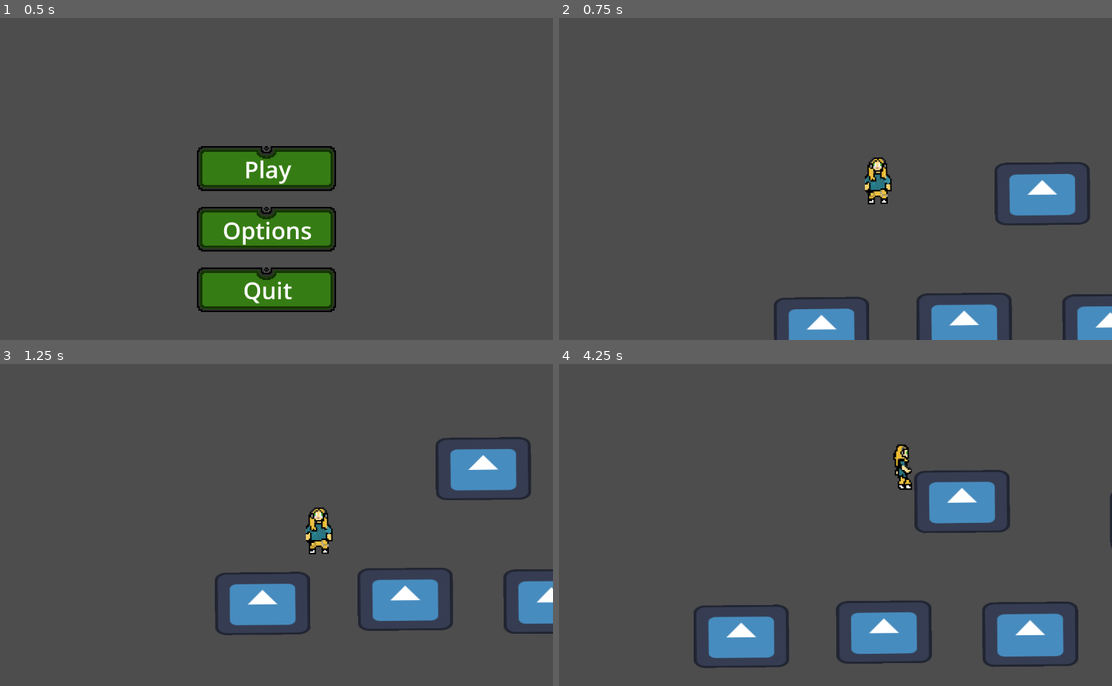
Above: before the commit, frames 1-4 (two rows, left to right).
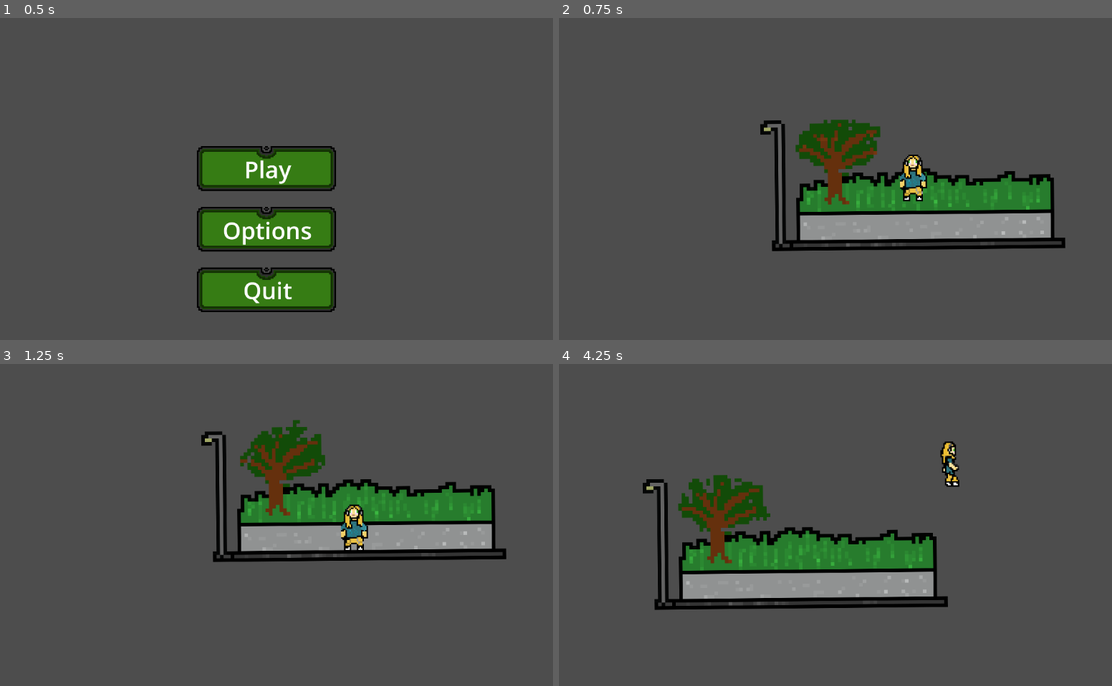
Above: after the commit, the same moments.

Repository: TalesMarc/AngelaCultoRepository
Game: Godot game, scene res://inicio.tscn
Same seed, same stepped clock (60 frames per second), same inputs: the game is played once before the commit and once after it. The engine's default icon, where the game draws it, is replaced by a stand-in: a white triangle on a blue panel in a dark square.
Inputs:
- Up to frame 1 (0.5 s): no input
- Up to frame 2 (0.75 s): click "Play" at 0.5 s
- Up to frame 3 (1.25 s): no input
- Up to frame 4 (4.25 s): hold D (move_right) 1.28-2.78 s; tap Space (jump) at 1.52, 2.27, 3.77 s; hold A (move_left) 2.78-3.53 s; hold D (move_right) from 3.53 s (still down)

Frame 1 is identical in both runs. In frame 2, 18% of the frame differs, in the area x 36-100%, y 31-100%; in frame 3, 20%; in frame 4, 22%, in the area x 15-100%, y 24-95%.

Commit message:
Atualização manual - 2025-05-16 18:38:41

Diff:
--- /dev/null
+++ b/animated_sprite_2d.gd
@@ -0,0 +1,9 @@
+extends AnimatedSprite2D
+
+func _ready():
+	play("default")  # ou o nome da sua animação
+
+
+# Called every frame. 'delta' is the elapsed time since the previous frame.
+func _process(delta: float) -> void:
+	pass
--- a/node_2d.gd
+++ b/node_2d.gd
@@ -9,6 +9,8 @@
 		# Se pause_menu for um Control, desativa o foco inicial
 		if pause_menu is Control:
 			pause_menu.mouse_filter = Control.MOUSE_FILTER_IGNORE
+
+
 
 func _input(event):
 	if event.is_action_pressed("Menu_Game"):
@@ -44,3 +46,6 @@
 
 func _on_texture_button_pressed666() -> void:
 	pause_menu.visible = not pause_menu.visible
+@onready var fundo_animado = $Caminho/AnimatedSprite2D  # ajuste o caminho
+
+# ou o nome da sua animação
--- a/node_2d.tscn
+++ b/node_2d.tscn
@@ -1,19 +1,31 @@
-[gd_scene load_steps=23 format=3 uid="uid://drcrwrkjk1fby"]
+[gd_scene load_steps=36 format=3 uid="uid://drcrwrkjk1fby"]
 
 [ext_resource type="Script" uid="uid://dvklttj08ocbb" path="res://character_body_2d_2.gd" id="1_0e48y"]
 [ext_resource type="Script" uid="uid://btbt3p4i64hrd" path="res://node_2d.gd" id="1_flf07"]
 [ext_resource type="Texture2D" uid="uid://bbbvodg33g4qc" path="res://icon.svg" id="1_wtcfe"]
 [ext_resource type="Texture2D" uid="uid://el222y71w3oc" path="res://gay do jorge parado/sprite_0.png" id="3_d2bti"]
+[ext_resource type="Texture2D" uid="uid://db141ahu3jxtd" path="res://animação fundo terreno/sprite_00.png" id="3_ebxd8"]
+[ext_resource type="Texture2D" uid="uid://44whl2vl4pva" path="res://animação fundo terreno/sprite_01.png" id="4_2u7jv"]
 [ext_resource type="Texture2D" uid="uid://bllci3vgj6fhv" path="res://gay do jorge parado/sprite_1.png" id="4_ta5nu"]
+[ext_resource type="Texture2D" uid="uid://bngjeui4f1f" path="res://animação fundo terreno/sprite_02.png" id="5_24dk6"]
 [ext_resource type="Texture2D" uid="uid://b17xyj33xk78i" path="res://gay do jorge parado/sprite_2.png" id="5_flf07"]
 [ext_resource type="Texture2D" uid="uid://d0klfdunf25mh" path="res://gay do jorge parado/sprite_3.png" id="6_k73cj"]
+[ext_resource type="Texture2D" uid="uid://cwr3xyhstgpcy" path="res://animação fundo terreno/sprite_03.png" id="6_mryly"]
+[ext_resource type="Texture2D" uid="uid://ps0sirpjnp10" path="res://animação fundo terreno/sprite_04.png" id="7_kq1c5"]
 [ext_resource type="Texture2D" uid="uid://d01cl0bwm2f0x" path="res://gay do jorge parado/sprite_4.png" id="7_rjqkl"]
 [ext_resource type="Texture2D" uid="uid://dhkwsapn1oe4w" path="res://gay do jorge parado/sprite_5.png" id="8_fs4d3"]
+[ext_resource type="Texture2D" uid="uid://cjd5qfx0oslhu" path="res://animação fundo terreno/sprite_05.png" id="8_ornx7"]
 [ext_resource type="Texture2D" uid="uid://bq0h5e2vh2h7s" path="res://gay do jorge parado - cópia/sprite_0.png" id="9_7vxoj"]
+[ext_resource type="Texture2D" uid="uid://djeidehb2e6st" path="res://animação fundo terreno/sprite_06.png" id="9_cnnru"]
+[ext_resource type="Texture2D" uid="uid://dmfpi466owjev" path="res://animação fundo terreno/sprite_07.png" id="10_540hr"]
 [ext_resource type="Texture2D" uid="uid://byeunknbxoslg" path="res://gay do jorge parado - cópia/sprite_1.png" id="10_ei405"]
+[ext_resource type="Texture2D" uid="uid://cuxytk450pube" path="res://animação fundo terreno/sprite_08.png" id="11_6ip5v"]
 [ext_resource type="Texture2D" uid="uid://cbmjpn82jeppm" path="res://gay do jorge parado - cópia/sprite_2.png" id="11_e8dv2"]
 [ext_resource type="Texture2D" uid="uid://ds0phrachgj4b" path="res://gay do jorge parado - cópia/sprite_3.png" id="12_2nhjh"]
+[ext_resource type="Texture2D" uid="uid://o4n4o604hpv8" path="res://animação fundo terreno/sprite_09.png" id="12_q5dlx"]
 [ext_resource type="Texture2D" uid="uid://c8wj31mir2h8s" path="res://gay do jorge parado - cópia/sprite_4.png" id="13_bjha6"]
+[ext_resource type="Texture2D" uid="uid://b51ivnqpp51ls" path="res://animação fundo terreno/sprite_10.png" id="13_c4wnb"]
+[ext_resource type="Script" uid="uid://cqcrp4do0d6cw" path="res://animated_sprite_2d.gd" id="14_2u7jv"]
 [ext_resource type="Texture2D" uid="uid://g3hkhsfcyndp" path="res://gay do jorge parado - cópia/sprite_5.png" id="14_gt76g"]
 [ext_resource type="Texture2D" uid="uid://kue3gp2sclu8" path="res://sprite_0 2.png" id="15_d2bti"]
 [ext_resource type="Texture2D" uid="uid://dnxochah5b24j" path="res://sprite_0 3.png" id="16_k73cj"]
@@ -22,8 +34,52 @@
 [sub_resource type="RectangleShape2D" id="RectangleShape2D_0hol4"]
 size = Vector2(128.236, 125.902)
 
+[sub_resource type="RectangleShape2D" id="RectangleShape2D_q6r6c"]
+size = Vector2(455.693, 53.1333)
+
+[sub_resource type="SpriteFrames" id="SpriteFrames_7plk7"]
+animations = [{
+"frames": [{
+"duration": 1.0,
+"texture": ExtResource("3_ebxd8")
+}, {
+"duration": 1.0,
+"texture": ExtResource("4_2u7jv")
+}, {
+"duration": 1.0,
+"texture": ExtResource("5_24dk6")
+}, {
+"duration": 1.0,
+"texture": ExtResource("6_mryly")
+}, {
+"duration": 1.0,
+"texture": ExtResource("7_kq1c5")
+}, {
+"duration": 1.0,
+"texture": ExtResource("8_ornx7")
+}, {
+"duration": 1.0,
+"texture": ExtResource("9_cnnru")
+}, {
+"duration": 1.0,
+"texture": ExtResource("10_540hr")
+}, {
+"duration": 1.0,
+"texture": ExtResource("11_6ip5v")
+}, {
+"duration": 1.0,
+"texture": ExtResource("12_q5dlx")
+}, {
+"duration": 1.0,
+"texture": ExtResource("13_c4wnb")
+}],
+"loop": true,
+"name": &"default",
+"speed": 8.0
+}]
+
 [sub_resource type="RectangleShape2D" id="RectangleShape2D_epypp"]
-size = Vector2(63.9275, 136.854)
+size = Vector2(72.932, 135.523)
 
 [sub_resource type="SpriteFrames" id="SpriteFrames_2hxjc"]
 animations = [{
@@ -82,9 +138,6 @@
 "speed": 5.0
 }]
 
-[sub_resource type="RectangleShape2D" id="RectangleShape2D_q6r6c"]
-size = Vector2(126.837, 124.515)
-
 [node name="Node2D" type="Node2D"]
 position = Vector2(604, 261)
 rotation = -0.00991185
@@ -94,21 +147,35 @@
 position = Vector2(-4, 3)
 
 [node name="Sprite2D3" type="Sprite2D" parent="StaticBody2D2"]
-position = Vector2(651.359, 468.44)
+position = Vector2(946.284, 1486.41)
 scale = Vector2(2.12109, 1.42969)
 texture = ExtResource("1_wtcfe")
 
 [node name="CollisionShape2D" type="CollisionShape2D" parent="StaticBody2D2"]
-position = Vector2(654.379, 466.469)
+position = Vector2(949.304, 1484.44)
 scale = Vector2(2.12109, 1.42969)
 shape = SubResource("RectangleShape2D_0hol4")
+
+[node name="StaticBody2D4" type="StaticBody2D" parent="."]
+position = Vector2(-601.393, -265.974)
+
+[node name="CollisionShape2D" type="CollisionShape2D" parent="StaticBody2D4"]
+position = Vector2(732.271, 523.466)
+scale = Vector2(2.10938, 1.38477)
+shape = SubResource("RectangleShape2D_q6r6c")
+
+[node name="AnimatedSprite2D" type="AnimatedSprite2D" parent="StaticBody2D4"]
+position = Vector2(732.574, 349.278)
+sprite_frames = SubResource("SpriteFrames_7plk7")
+frame_progress = 0.0539517
+script = ExtResource("14_2u7jv")
 
 [node name="CharacterBody2D2" type="CharacterBody2D" parent="."]
 position = Vector2(-4, 3)
 script = ExtResource("1_0e48y")
 
 [node name="CollisionShape2D" type="CollisionShape2D" parent="CharacterBody2D2"]
-position = Vector2(-2.39122, 32.5974)
+position = Vector2(97.2303, 24.2153)
 shape = SubResource("RectangleShape2D_epypp")
 
 [node name="Camera2D" type="Camera2D" parent="CharacterBody2D2"]
@@ -122,6 +189,7 @@
 drag_right_margin = 0.5
 
 [node name="AnimatedSprite2D" type="AnimatedSprite2D" parent="CharacterBody2D2"]
+position = Vector2(100.045, -7.04822)
 sprite_frames = SubResource("SpriteFrames_2hxjc")
 animation = &"Parado"
 frame_progress = 0.573919
@@ -130,12 +198,12 @@
 position = Vector2(-124.083, 7.77051)
 
 [node name="Sprite2D2" type="Sprite2D" parent="StaticBody2D"]
-position = Vector2(357.522, 453.566)
+position = Vector2(367.85, 1126.7)
 scale = Vector2(2.10938, 1.38477)
 texture = ExtResource("1_wtcfe")
 
 [node name="CollisionShape2D" type="CollisionShape2D" parent="StaticBody2D"]
-position = Vector2(355.542, 451.546)
+position = Vector2(373.792, 1119.72)
 scale = Vector2(2.10938, 1.38477)
 shape = SubResource("RectangleShape2D_q6r6c")
 
@@ -143,12 +211,12 @@
 position = Vector2(204.079, -6.97757)
 
 [node name="Sprite2D2" type="Sprite2D" parent="StaticBody2D3"]
-position = Vector2(834.766, 431.295)
+position = Vector2(1129.69, 1449.27)
 scale = Vector2(2.10938, 1.38477)
 texture = ExtResource("1_wtcfe")
 
 [node name="CollisionShape2D" type="CollisionShape2D" parent="StaticBody2D3"]
-position = Vector2(829.747, 433.245)
+position = Vector2(1124.67, 1451.22)
 scale = Vector2(2.10938, 1.38477)
 shape = SubResource("RectangleShape2D_q6r6c")
 
@@ -156,30 +224,17 @@
 position = Vector2(-0.970216, -3.00976)
 
 [node name="Sprite2D2" type="Sprite2D" parent="StaticBody2D3/StaticBody2D"]
-position = Vector2(808.434, 162.021)
+position = Vector2(1103.36, 1179.99)
 scale = Vector2(2.10938, 1.38477)
 texture = ExtResource("1_wtcfe")
 
 [node name="CollisionShape2D" type="CollisionShape2D" parent="StaticBody2D3/StaticBody2D"]
-position = Vector2(808.444, 161.021)
-scale = Vector2(2.10938, 1.38477)
-shape = SubResource("RectangleShape2D_q6r6c")
-
-[node name="StaticBody2D4" type="StaticBody2D" parent="."]
-position = Vector2(-528.182, 15.7656)
-
-[node name="Sprite2D2" type="Sprite2D" parent="StaticBody2D4"]
-position = Vector2(357.522, 453.566)
-scale = Vector2(2.10938, 1.38477)
-texture = ExtResource("1_wtcfe")
-
-[node name="CollisionShape2D" type="CollisionShape2D" parent="StaticBody2D4"]
-position = Vector2(355.542, 451.546)
+position = Vector2(1103.37, 1178.99)
 scale = Vector2(2.10938, 1.38477)
 shape = SubResource("RectangleShape2D_q6r6c")
 
 [node name="StaticBody2D5" type="StaticBody2D" parent="."]
-position = Vector2(1392.67, -60.1993)
+position = Vector2(1687.59, 957.774)
 
 [node name="Sprite2D2" type="Sprite2D" parent="StaticBody2D5"]
 position = Vector2(357.522, 453.566)
@@ -192,7 +247,7 @@
 shape = SubResource("RectangleShape2D_q6r6c")
 
 [node name="StaticBody2D6" type="StaticBody2D" parent="."]
-position = Vector2(1066.75, -70.4302)
+position = Vector2(1361.67, 947.543)
 
 [node name="Sprite2D2" type="Sprite2D" parent="StaticBody2D6"]
 position = Vector2(357.522, 453.566)
@@ -208,16 +263,17 @@
 position = Vector2(100.573, -360.021)
 
 [node name="Sprite2D2" type="Sprite2D" parent="StaticBody2D7"]
-position = Vector2(357.522, 453.566)
+position = Vector2(648.368, 1479.5)
 scale = Vector2(2.10938, 1.38477)
 texture = ExtResource("1_wtcfe")
 
 [node name="CollisionShape2D" type="CollisionShape2D" parent="StaticBody2D7"]
-position = Vector2(355.542, 451.546)
+position = Vector2(650.467, 1469.52)
 scale = Vector2(2.10938, 1.38477)
 shape = SubResource("RectangleShape2D_q6r6c")
 
 [node name="PauseMenu" type="CanvasLayer" parent="."]
+visible = false
 
 [node name="GridContainer" type="GridContainer" parent="PauseMenu"]
 anchors_preset = 8
Not shown, added: animated_sprite_2d.gd.uid
